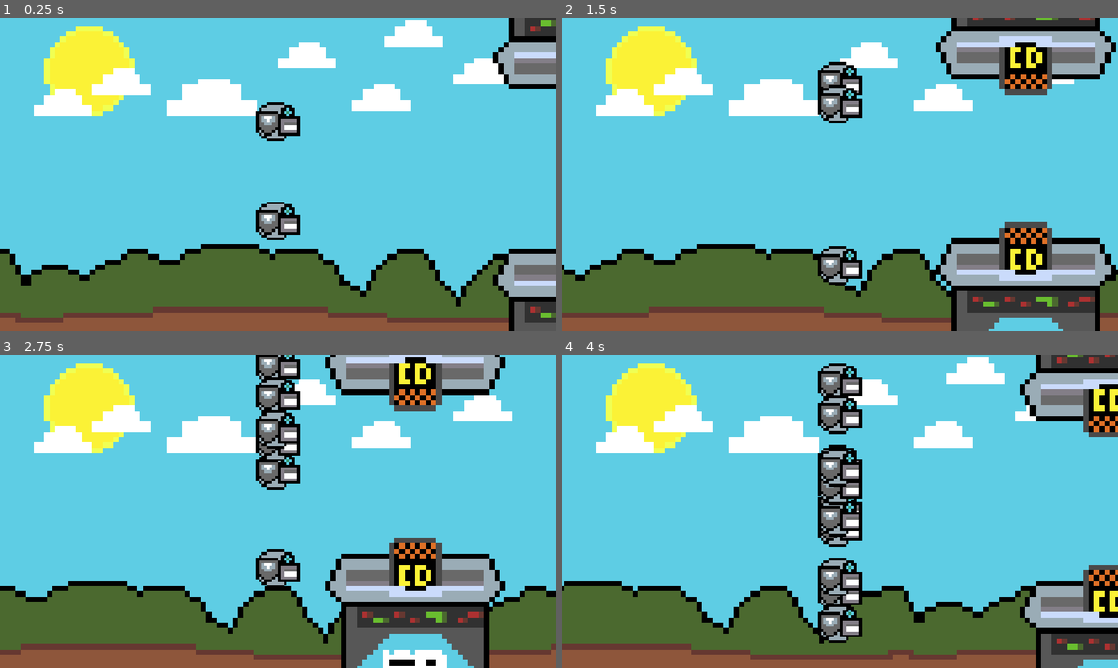
Above: before the commit, frames 1-4 (two rows, left to right).
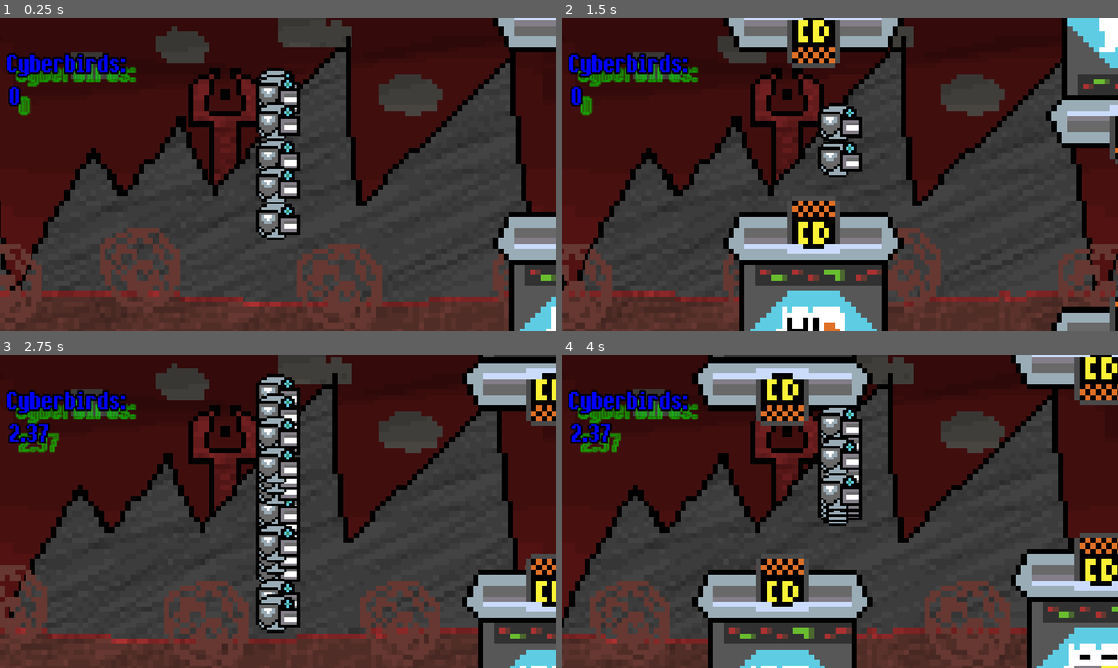
Above: after the commit, the same moments.

Repository: leolevd/Flaippy-cyberbird
Game: Godot game, scene res://game.tscn
The game is run twice, just before and just after one commit, with the same random seed, the same clock (stepped at 60 frames per second) and the same inputs.
Inputs (mouse positions are in pixels of both pictures, inside the frame that each line leads up to):
- Up to frame 1 (0.25 s): no input
- Up to frame 2 (1.5 s): move the mouse to (962, 158) at 0.52 s; click (962, 158) at 0.6 s; click (962, 158) at 0.77 s; click (962, 158) at 1.07 s; move the mouse to (728, 190) at 1.27 s; click (728, 190) at 1.35 s
- Up to frame 3 (2.75 s): click (166, 527) at 1.52 s; click (166, 527) at 1.82 s; move the mouse to (333, 442) at 2.02 s; click (333, 442) at 2.1 s
- Up to frame 4 (4 s): move the mouse to (812, 574) at 2.77 s; click (812, 574) at 2.85 s; click (812, 574) at 3.02 s; click (812, 574) at 3.32 s; move the mouse to (1006, 558) at 3.52 s; click (1006, 558) at 3.6 s; click (1006, 558) at 3.77 s

The runs differ from the first frame. In frame 1, 96% of the frame differs, in the area x 0-100%, y 0-100%; in frame 2, 98%; in frame 3, 96%; in frame 4, 96%.

Commit message:
Final commit i hope

Diff:
--- a/Birdspawner.gd
+++ b/Birdspawner.gd
@@ -5,7 +5,7 @@
 func create_birds(population: Array):
 	for brain in population:
 		var brid = CYBERBIRD.instantiate()
-		brid.global_position = Vector2.ZERO
 		brid.brain = brain
 		brid.braindead = false
 		get_parent().add_child.call_deferred(brid)
+		brid.global_position = Vector2(0, 0)
--- /dev/null
+++ b/OP.gd
@@ -0,0 +1,69 @@
+extends CharacterBody2D
+
+@onready var evolution: Node = get_tree().current_scene.get_node("Evolution")
+const JUMP_VELOCITY = -80.0
+const GRAVITY = 300.0
+var braindead = true
+var brain: AI
+func _ready() -> void:
+	var file = FileAccess.open("user://top_ai.ai", FileAccess.READ)
+	if file:
+		brain = file.get_var(true)
+		braindead = false
+	if braindead:
+		print("BRAINDEAD")
+
+var alive = true
+var was_flapping := false
+
+var fitness: float = 0.0
+var lifetime: float = 0.0
+
+
+func die():
+	if not alive:
+		return
+	alive = false
+	fitness += lifetime
+	velocity = Vector2.ZERO
+	set_physics_process(false)
+	$Sprite2D.visible = false
+
+
+func decide():
+	var next_pipe_set: Node2D
+	var shortest_distance := INF
+	for pipe_set in get_tree().get_nodes_in_group("pipeset"):
+		if pipe_set is Node2D:
+			var distance_to_pipe = pipe_set.global_position.x - global_position.x
+			if distance_to_pipe >= 0.0 and distance_to_pipe < shortest_distance:
+				next_pipe_set = pipe_set
+				shortest_distance = distance_to_pipe
+
+	if next_pipe_set == null:
+		return
+
+	var inputs = [
+		(next_pipe_set.global_position.x - global_position.x),
+		(global_position.y - next_pipe_set.global_position.y),
+		(velocity.y),
+	]
+	if braindead:
+		return
+	var should_flap: bool = brain.prediction(inputs)
+	if should_flap and not was_flapping:
+		velocity.y = JUMP_VELOCITY
+	was_flapping = should_flap
+
+func _physics_process(delta: float) -> void:
+	lifetime += delta
+	$"../CanvasLayer/HUD/Cyberscore".text = str(round(lifetime * 100) / 100)
+	if not braindead:
+		decide()
+
+	velocity.y += GRAVITY * delta
+
+
+	if Input.is_action_just_pressed("cyberbird_jump") and braindead:
+		velocity.y = JUMP_VELOCITY
+	move_and_slide()
--- a/cyberbird.gd
+++ b/cyberbird.gd
@@ -20,11 +20,12 @@
 	if not alive:
 		return
 	alive = false
-	fitness = lifetime
+	fitness += lifetime
 	velocity = Vector2.ZERO
 	set_physics_process(false)
 	evolution.bird_died(self)
 	$Sprite2D.visible = false
+
 
 func decide():
 	var next_pipe_set: Node2D
@@ -41,9 +42,8 @@
 
 	var inputs = [
 		(next_pipe_set.global_position.x - global_position.x) / 200.0,
-		global_position.y / 50.0,
-		next_pipe_set.global_position.y / 50.0,
-		velocity.y / 100.0,
+		(global_position.y - next_pipe_set.global_position.y) / 50.0,
+		(velocity.y) / 100.0,
 	]
 	if braindead:
 		return
--- a/evolution.gd
+++ b/evolution.gd
@@ -1,12 +1,12 @@
 extends Node
 
-const POPULATION_SIZE = 50
-const ELITE_COUNT = 5
+const POPULATION_SIZE = 150
+const ELITE_COUNT = 10
 @onready var populationNode: Node = $"../population"
 @onready var pipe_emitter: Node = $"../Node2D"
 var population: Array = []
 var generation := 1
-
+var bestfitnesses = []
 
 func _ready():
 	print("1. Evolution ready")
@@ -33,19 +33,37 @@
 	print("Generation %d | best survival: %.2f seconds" % [generation, previous_generation[0].fitness])
 	for bird in previous_generation:
 		bird.queue_free()
-
+	bestfitnesses.append(round(previous_generation[0].fitness*100)/100)
+	print(bestfitnesses)
+	$"../CanvasLayer/HUD/Cyberscore".text = str(round(previous_generation[0].fitness * 100) / 100)
 	var elite_brains: Array[AI] = []
 	for i in range(min(ELITE_COUNT, previous_generation.size())):
 		elite_brains.append(previous_generation[i].brain)
 
-	var new_population: Array = elite_brains.duplicate()
-	var parent_braintop: AI = elite_brains[0]
-	var braintop = AI.new()
-	braintop.weights_ih = parent_braintop.weights_ih.duplicate(true)
-	braintop.weights_ho = parent_braintop.weights_ho.duplicate(true)
-	braintop.bias_h = parent_braintop.bias_h.duplicate(true)
-	braintop.bias_o = parent_braintop.bias_o
-	new_population.append(braintop)
+	if previous_generation[0].fitness > 60 * 60:
+		var file = FileAccess.open("user://top_ai.ai", FileAccess.WRITE)
+		if file:
+			file.store_var(elite_brains[0], true)
+			file.close()
+			get_tree().quit(3)
+	elif generation % 25 == 0:
+		var file = FileAccess.open("user://top_ai.ai", FileAccess.WRITE)
+		if file:
+			file.store_var(elite_brains[0], true)
+			file.close()
+
+	var new_population: Array = []
+
+	# Elite preservation
+	for i in range(ELITE_COUNT):
+		var elite_copy = AI.new()
+		elite_copy.weights_ih = elite_brains[i].weights_ih.duplicate(true)
+		elite_copy.weights_ho = elite_brains[i].weights_ho.duplicate(true)
+		elite_copy.bias_h = elite_brains[i].bias_h.duplicate(true)
+		elite_copy.bias_o = elite_brains[i].bias_o
+		new_population.append(elite_copy)
+
+	# Rest of the population
 	while new_population.size() < POPULATION_SIZE:
 		var parent_brain: AI = elite_brains.pick_random()
 		var brain = AI.new()
@@ -54,7 +72,7 @@
 		brain.bias_h = parent_brain.bias_h.duplicate(true)
 		brain.bias_o = parent_brain.bias_o
 
-		brain.mutate(0.2, 0.45)
+		brain.mutate(0.2, 0.40)
 		new_population.append(brain)
 
 	population = new_population
--- a/game.tscn
+++ b/game.tscn
@@ -1,32 +1,77 @@
 [gd_scene format=3 uid="uid://ddy5nr1pt3tsl"]
 
-[ext_resource type="Texture2D" uid="uid://bds3wsp2xgs2y" path="res://Flaippy Background.png" id="1_80nbo"]
-[ext_resource type="Texture2D" uid="uid://ibj0g4shkocb" path="res://Flaippy BackgroundTop.png" id="2_e2o6t"]
+[ext_resource type="Texture2D" uid="uid://bi2mjy5eiiede" path="res://bgnew-4.png" id="1_vef74"]
+[ext_resource type="Texture2D" uid="uid://cbq8fx3sviuh7" path="res://bgnew-3.png" id="2_hve3p"]
+[ext_resource type="Texture2D" uid="uid://dw7d2cxytuve0" path="res://bgnew-1.png" id="3_mfdv2"]
 [ext_resource type="Script" uid="uid://uvs85th3m5vx" path="res://pipeemitter.gd" id="4_fc0e3"]
+[ext_resource type="Texture2D" uid="uid://vqunkor3olif" path="res://bgnew-2.png" id="4_iotsf"]
 [ext_resource type="Script" uid="uid://r5vhpc1i6iq2" path="res://evolution.gd" id="5_7jktm"]
 [ext_resource type="Script" uid="uid://dhkbre8365ocy" path="res://Birdspawner.gd" id="6_ryrav"]
 [ext_resource type="PackedScene" uid="uid://dqfi1a14jq1w5" path="res://safebox.tscn" id="7_eow3j"]
+[ext_resource type="FontFile" uid="uid://coqs0hxry4dcw" path="res://Ithaca-LVB75.ttf" id="7_j5wjh"]
 
 [sub_resource type="RectangleShape2D" id="RectangleShape2D_tsws6"]
 size = Vector2(108, 4)
 
+[sub_resource type="LabelSettings" id="LabelSettings_tsws6"]
+line_spacing = 4.0
+paragraph_spacing = 1.0
+font = ExtResource("7_j5wjh")
+font_size = 64
+font_color = Color(0, 0, 1, 1)
+outline_size = 12
+outline_color = Color(0, 0, 0, 1)
+shadow_size = 10
+shadow_color = Color(0, 1, 0, 0.36078432)
+shadow_offset = Vector2(20, 20)
+
+[sub_resource type="LabelSettings" id="LabelSettings_ryrav"]
+font = ExtResource("7_j5wjh")
+font_size = 64
+font_color = Color(1, 1, 0, 1)
+outline_size = 12
+outline_color = Color(0, 0, 0, 1)
+shadow_size = 10
+shadow_color = Color(1, 0, 0, 0.41568628)
+shadow_offset = Vector2(20, 20)
+
 [node name="Game" type="Node2D" unique_id=364563206]
 
-[node name="Parallax2D" type="Parallax2D" parent="." unique_id=1008935505]
+[node name="BG2" type="Node2D" parent="." unique_id=366543574]
+
+[node name="Parallax2D2" type="Parallax2D" parent="BG2" unique_id=149867967]
+repeat_size = Vector2(100, 0)
+repeat_times = 100
+
+[node name="Sprite2D" type="Sprite2D" parent="BG2/Parallax2D2" unique_id=846106833]
+texture = ExtResource("1_vef74")
+
+[node name="Parallax2D" type="Parallax2D" parent="BG2" unique_id=1008935505]
+repeat_size = Vector2(100, 0)
+autoscroll = Vector2(-1, 0)
+repeat_times = 50
+ignore_camera_scroll = true
+
+[node name="Sprite2D" type="Sprite2D" parent="BG2/Parallax2D" unique_id=1889773431]
+texture = ExtResource("2_hve3p")
+
+[node name="Parallax2D3" type="Parallax2D" parent="BG2" unique_id=1142191465]
 repeat_size = Vector2(100, 0)
 autoscroll = Vector2(-10, 0)
 repeat_times = 50
 ignore_camera_scroll = true
 
-[node name="Sprite2D" type="Sprite2D" parent="Parallax2D" unique_id=1889773431]
-texture = ExtResource("1_80nbo")
+[node name="Sprite2D" type="Sprite2D" parent="BG2/Parallax2D3" unique_id=204057536]
+texture = ExtResource("3_mfdv2")
 
-[node name="Parallax2D2" type="Parallax2D" parent="." unique_id=149867967]
+[node name="Parallax2D4" type="Parallax2D" parent="BG2" unique_id=975400796]
 repeat_size = Vector2(100, 0)
-repeat_times = 100
+autoscroll = Vector2(30, 0)
+repeat_times = 50
+ignore_camera_scroll = true
 
-[node name="Sprite2D" type="Sprite2D" parent="Parallax2D2" unique_id=846106833]
-texture = ExtResource("2_e2o6t")
+[node name="Sprite2D" type="Sprite2D" parent="BG2/Parallax2D4" unique_id=1266759109]
+texture = ExtResource("4_iotsf")
 
 [node name="Camera2D" type="Camera2D" parent="." unique_id=1669320655]
 zoom = Vector2(11, 11)
@@ -55,5 +100,55 @@
 position = Vector2(-10, 60)
 shape = SubResource("RectangleShape2D_tsws6")
 
+[node name="CanvasLayer" type="CanvasLayer" parent="." unique_id=1352647028]
+
+[node name="HUD" type="Control" parent="CanvasLayer" unique_id=641104345]
+layout_mode = 3
+anchors_preset = 0
+offset_right = 40.0
+offset_bottom = 40.0
+
+[node name="Cyberbirds" type="Label" parent="CanvasLayer/HUD" unique_id=1071775493]
+layout_mode = 0
+offset_left = 15.0
+offset_top = 64.0
+offset_right = 55.0
+offset_bottom = 87.0
+text = "Cyberbirds:"
+label_settings = SubResource("LabelSettings_tsws6")
+
+[node name="Cyberscore" type="Label" parent="CanvasLayer/HUD" unique_id=253135939]
+layout_mode = 0
+offset_left = 20.0
+offset_top = 132.0
+offset_right = 68.0
+offset_bottom = 244.0
+text = "0"
+label_settings = SubResource("LabelSettings_tsws6")
+
+[node name="Tohide" type="Control" parent="CanvasLayer/HUD" unique_id=1395655253]
+visible = false
+anchors_preset = 0
+offset_right = 40.0
+offset_bottom = 40.0
+
+[node name="Punyyou" type="Label" parent="CanvasLayer/HUD/Tohide" unique_id=1343581520]
+layout_mode = 0
+offset_left = 912.0
+offset_top = 75.0
+offset_right = 1104.0
+offset_bottom = 131.0
+text = "Puny you:"
+label_settings = SubResource("LabelSettings_ryrav")
+
+[node name="Punyscore" type="Label" parent="CanvasLayer/HUD/Tohide" unique_id=1668015643]
+layout_mode = 0
+offset_left = 1073.0
+offset_top = 132.0
+offset_right = 1113.0
+offset_bottom = 188.0
+text = "0"
+label_settings = SubResource("LabelSettings_ryrav")
+
 [connection signal="body_entered" from="safebox" to="safebox" method="_on_body_entered"]
 [connection signal="body_entered" from="safebox2" to="safebox2" method="_on_body_entered"]
--- /dev/null
+++ b/gameVS.tscn
@@ -0,0 +1,153 @@
+[gd_scene format=3 uid="uid://blgvfvgrisyjk"]
+
+[ext_resource type="Texture2D" uid="uid://bi2mjy5eiiede" path="res://bgnew-4.png" id="1_hdg4c"]
+[ext_resource type="Texture2D" uid="uid://cbq8fx3sviuh7" path="res://bgnew-3.png" id="2_drknm"]
+[ext_resource type="Texture2D" uid="uid://dw7d2cxytuve0" path="res://bgnew-1.png" id="3_bhsrq"]
+[ext_resource type="Texture2D" uid="uid://vqunkor3olif" path="res://bgnew-2.png" id="4_m24r8"]
+[ext_resource type="Script" uid="uid://uvs85th3m5vx" path="res://pipeemitter.gd" id="5_nydql"]
+[ext_resource type="PackedScene" uid="uid://dqfi1a14jq1w5" path="res://safebox.tscn" id="6_ir7fb"]
+[ext_resource type="FontFile" uid="uid://coqs0hxry4dcw" path="res://Ithaca-LVB75.ttf" id="7_42p7y"]
+[ext_resource type="PackedScene" uid="uid://bpy6bel3axr6b" path="res://poor_little_bird_run_by_a_puny_human.tscn" id="8_bhsrq"]
+[ext_resource type="PackedScene" uid="uid://buhfre50u7ae2" path="res://cyberbird.tscn" id="9_m24r8"]
+[ext_resource type="Script" uid="uid://bb13agajauknf" path="res://OP.gd" id="10_m24r8"]
+
+[sub_resource type="RectangleShape2D" id="RectangleShape2D_tsws6"]
+size = Vector2(108, 4)
+
+[sub_resource type="LabelSettings" id="LabelSettings_tsws6"]
+line_spacing = 4.0
+paragraph_spacing = 1.0
+font = ExtResource("7_42p7y")
+font_size = 64
+font_color = Color(0, 0, 1, 1)
+outline_size = 12
+outline_color = Color(0, 0, 0, 1)
+shadow_size = 10
+shadow_color = Color(0, 1, 0, 0.36078432)
+shadow_offset = Vector2(20, 20)
+
+[sub_resource type="LabelSettings" id="LabelSettings_ryrav"]
+font = ExtResource("7_42p7y")
+font_size = 64
+font_color = Color(1, 1, 0, 1)
+outline_size = 12
+outline_color = Color(0, 0, 0, 1)
+shadow_size = 10
+shadow_color = Color(1, 0, 0, 0.41568628)
+shadow_offset = Vector2(20, 20)
+
+[node name="Game" type="Node2D" unique_id=364563206]
+
+[node name="BG2" type="Node2D" parent="." unique_id=366543574]
+
+[node name="Parallax2D2" type="Parallax2D" parent="BG2" unique_id=149867967]
+repeat_size = Vector2(100, 0)
+repeat_times = 100
+
+[node name="Sprite2D" type="Sprite2D" parent="BG2/Parallax2D2" unique_id=846106833]
+texture = ExtResource("1_hdg4c")
+
+[node name="Parallax2D" type="Parallax2D" parent="BG2" unique_id=1008935505]
+repeat_size = Vector2(100, 0)
+autoscroll = Vector2(-1, 0)
+repeat_times = 50
+ignore_camera_scroll = true
+
+[node name="Sprite2D" type="Sprite2D" parent="BG2/Parallax2D" unique_id=1889773431]
+texture = ExtResource("2_drknm")
+
+[node name="Parallax2D3" type="Parallax2D" parent="BG2" unique_id=1142191465]
+repeat_size = Vector2(100, 0)
+autoscroll = Vector2(-10, 0)
+repeat_times = 50
+ignore_camera_scroll = true
+
+[node name="Sprite2D" type="Sprite2D" parent="BG2/Parallax2D3" unique_id=204057536]
+texture = ExtResource("3_bhsrq")
+
+[node name="Parallax2D4" type="Parallax2D" parent="BG2" unique_id=975400796]
+repeat_size = Vector2(100, 0)
+autoscroll = Vector2(30, 0)
+repeat_times = 50
+ignore_camera_scroll = true
+
+[node name="Sprite2D" type="Sprite2D" parent="BG2/Parallax2D4" unique_id=1266759109]
+texture = ExtResource("4_m24r8")
+
+[node name="Camera2D" type="Camera2D" parent="." unique_id=1669320655]
+zoom = Vector2(11, 11)
+
+[node name="Node2D" type="Node2D" parent="." unique_id=603481253]
+position = Vector2(70, 0)
+script = ExtResource("5_nydql")
+
+[node name="safebox" parent="." unique_id=587847445 instance=ExtResource("6_ir7fb")]
+position = Vector2(10, 26)
+
+[node name="CollisionShape2D" type="CollisionShape2D" parent="safebox" unique_id=1279033467]
+position = Vector2(-10, 8)
+shape = SubResource("RectangleShape2D_tsws6")
+
+[node name="safebox2" parent="." unique_id=166703784 instance=ExtResource("6_ir7fb")]
+position = Vector2(9, -94)
+
+[node name="CollisionShape2D" type="CollisionShape2D" parent="safebox2" unique_id=690506173]
+position = Vector2(-10, 60)
+shape = SubResource("RectangleShape2D_tsws6")
+
+[node name="CanvasLayer" type="CanvasLayer" parent="." unique_id=1352647028]
+
+[node name="HUD" type="Control" parent="CanvasLayer" unique_id=641104345]
+layout_mode = 3
+anchors_preset = 0
+offset_right = 40.0
+offset_bottom = 40.0
+
+[node name="Cyberbirds" type="Label" parent="CanvasLayer/HUD" unique_id=1071775493]
+layout_mode = 0
+offset_left = 15.0
+offset_top = 64.0
+offset_right = 55.0
+offset_bottom = 87.0
+text = "Cyberbirds:"
+label_settings = SubResource("LabelSettings_tsws6")
+
+[node name="Cyberscore" type="Label" parent="CanvasLayer/HUD" unique_id=253135939]
+layout_mode = 0
+offset_left = 20.0
+offset_top = 132.0
+offset_right = 68.0
+offset_bottom = 244.0
+text = "0"
+label_settings = SubResource("LabelSettings_tsws6")
+
+[node name="Tohide" type="Control" parent="CanvasLayer/HUD" unique_id=1395655253]
+anchors_preset = 0
+offset_right = 40.0
+offset_bottom = 40.0
+
+[node name="Punyyou" type="Label" parent="CanvasLayer/HUD/Tohide" unique_id=1343581520]
+layout_mode = 0
+offset_left = 912.0
+offset_top = 75.0
+offset_right = 1104.0
+offset_bottom = 131.0
+text = "Puny you:"
+label_settings = SubResource("LabelSettings_ryrav")
+
+[node name="Punyscore" type="Label" parent="CanvasLayer/HUD/Tohide" unique_id=1668015643]
+layout_mode = 0
+offset_left = 913.0
+offset_top = 132.0
+offset_right = 953.0
+offset_bottom = 188.0
+text = "0"
+label_settings = SubResource("LabelSettings_ryrav")
+
+[node name="poor little bird run by a puny human" parent="." unique_id=661195340 instance=ExtResource("8_bhsrq")]
+
+[node name="cyberbird" parent="." unique_id=1074109059 instance=ExtResource("9_m24r8")]
+script = ExtResource("10_m24r8")
+
+[connection signal="body_entered" from="safebox" to="safebox" method="_on_body_entered"]
+[connection signal="body_entered" from="safebox2" to="safebox2" method="_on_body_entered"]
--- /dev/null
+++ b/mainmenu.tscn
@@ -0,0 +1,62 @@
+[gd_scene format=3 uid="uid://b7uga3u32b0jx"]
+
+[ext_resource type="FontFile" uid="uid://coqs0hxry4dcw" path="res://Ithaca-LVB75.ttf" id="1_cmhrf"]
+
+[sub_resource type="LabelSettings" id="LabelSettings_tsws6"]
+font = ExtResource("1_cmhrf")
+font_size = 128
+font_color = Color(0, 0, 0, 1)
+outline_size = 10
+
+[sub_resource type="LabelSettings" id="LabelSettings_d2nv2"]
+font = ExtResource("1_cmhrf")
+font_size = 64
+font_color = Color(0, 0, 0, 1)
+outline_size = 10
+outline_color = Color(0, 1, 0.8, 1)
+
+[node name="Mainmenu" type="Control" unique_id=1664906309]
+layout_mode = 3
+anchors_preset = 15
+anchor_right = 1.0
+anchor_bottom = 1.0
+grow_horizontal = 2
+grow_vertical = 2
+
+[node name="ColorRect" type="ColorRect" parent="." unique_id=1041062473]
+layout_mode = 0
+offset_right = 1151.0
+offset_bottom = 647.0
+color = Color(1, 0.74853003, 0.5061699, 1)
+
+[node name="Label" type="Label" parent="." unique_id=2091842016]
+layout_mode = 0
+offset_left = 131.0
+offset_top = 20.0
+offset_right = 1051.0
+offset_bottom = 132.0
+text = "Flaippy Cyberbird yay"
+label_settings = SubResource("LabelSettings_tsws6")
+
+[node name="Label2" type="Label" parent="." unique_id=845185891]
+layout_mode = 0
+offset_left = 150.0
+offset_top = 185.0
+offset_right = 1026.0
+offset_bottom = 418.0
+text = "Welcome!!! So the rules are simple:
+1. You (puny human) will run
+cyberbird training until it auto save and
+quits.
+2. Compete against them! Goodluck"
+label_settings = SubResource("LabelSettings_d2nv2")
+
+[node name="Button" type="Button" parent="." unique_id=1098425266]
+layout_mode = 0
+offset_right = 8.0
+offset_bottom = 8.0
+
+[node name="Button2" type="Button" parent="." unique_id=1156749347]
+layout_mode = 0
+offset_right = 8.0
+offset_bottom = 8.0
--- a/metal_pipe.tscn
+++ b/metal_pipe.tscn
@@ -38,6 +38,7 @@
 size = Vector2(28, 51)
 
 [node name="Metal Pipe" type="Area2D" unique_id=764355219]
+collision_mask = 9
 script = ExtResource("1_d8yp6")
 
 [node name="Sprite2D" type="Sprite2D" parent="." unique_id=200623845]
--- a/network.gd
+++ b/network.gd
@@ -6,7 +6,7 @@
 var bias_h = []
 var bias_o = 0.0
 var brain_cells = 8
-var inputs = 4
+var inputs = 3
 func _init() -> void:
 	for i in range(brain_cells):
 		var row = []
--- a/pipeemitter.gd
+++ b/pipeemitter.gd
@@ -2,15 +2,17 @@
 var pipetimer = 2.0
 const PIPE_RESET = 1.2
 const PIPESET: PackedScene = preload("uid://ba78a5gx317ju")
-
+var startseed = 4267
 func _ready() -> void:
+	fixedrandom.seed = startseed
 	emit_pipe()
-
+var fixedrandom = RandomNumberGenerator.new()
 func reset_for_generation() -> void:
 	for pipe_set in get_tree().get_nodes_in_group("pipeset"):
 		pipe_set.remove_from_group("pipeset")
 		pipe_set.queue_free()
 	pipetimer = 0.0
+	startseed = 4267
 	emit_pipe()
 
 func _physics_process(delta: float) -> void:
@@ -19,8 +21,11 @@
 	else:
 		pipetimer = 0
 		emit_pipe()
+
 func emit_pipe():
 	var pipes: Node2D = PIPESET.instantiate()
 	get_parent().add_child(pipes)
 	pipes.global_position.x = global_position.x
-	pipes.global_position.y = global_position.y + randi_range(-10, 10)
+	fixedrandom.seed = startseed
+	startseed += 1
+	pipes.global_position.y = global_position.y + fixedrandom.randi_range(-10, 10)
--- a/poor_little_bird_run_by_a_puny_human.gd
+++ b/poor_little_bird_run_by_a_puny_human.gd
@@ -1,13 +1,17 @@
 extends CharacterBody2D
 
-
-const SPEED = 300.0
-const JUMP_VELOCITY = -400.0
-var GRAVITY = 300
-
+const SAFETIME = 2
+const JUMP_VELOCITY = -80.0
+const GRAVITY = 300.0
+var lifetime = 0
+var timer2 = 0
+func die():
+	queue_free()
 func _physics_process(delta: float) -> void:
+	timer2 += delta
 	velocity.y += GRAVITY * delta
-
+	lifetime += delta
+	$"../CanvasLayer/HUD/Tohide/Punyscore".text = str(round(lifetime * 100) / 100)
 
 	if Input.is_action_just_pressed("cyberbird_jump"):
 		velocity.y = JUMP_VELOCITY
--- a/poor_little_bird_run_by_a_puny_human.tscn
+++ b/poor_little_bird_run_by_a_puny_human.tscn
@@ -6,7 +6,9 @@
 [sub_resource type="RectangleShape2D" id="RectangleShape2D_10dbr"]
 size = Vector2(16, 10)
 
-[node name="poor little bird run by a puny human" type="CharacterBody2D" unique_id=661195340]
+[node name="poor little bird run by a puny human" type="CharacterBody2D" unique_id=661195340 groups=["birds"]]
+scale = Vector2(0.60000026, 0.60000026)
+collision_mask = 8
 script = ExtResource("1_lxiop")
 
 [node name="Sprite2D" type="Sprite2D" parent="." unique_id=1054296698]
--- a/project.godot
+++ b/project.godot
@@ -23,12 +23,14 @@
 [global_group]
 
 pipeset=""
+birds=""
 
 [input]
 
 cyberbird_jump={
 "deadzone": 0.2,
 "events": [Object(InputEventMouseButton,"resource_local_to_scene":false,"resource_name":"","device":-1,"window_id":0,"a …(253 unchanged characters)…
+, Object(InputEventKey,"resource_local_to_scene":false,"resource_name":"","device":-1,"window_id":0,"alt_pressed":false,"shift_pressed":false,"ctrl_pressed":false,"meta_pressed":false,"pressed":false,"keycode":0,"physical_keycode":32,"key_label":0,"unicode":32,"location":0,"echo":false,"script":null)
 ]
 }
 
Binary file added: Ithaca-LVB75.ttf
Not shown, added: Ithaca-LVB75.ttf.import
Not shown, added: OP.gd.uid
Binary file added: bgnew-1.png
Not shown, added: bgnew-1.png.import
Binary file added: bgnew-2.png
Not shown, added: bgnew-2.png.import
Binary file added: bgnew-3.png
Not shown, added: bgnew-3.png.import
Binary file added: bgnew-4.png
Not shown, added: bgnew-4.png.import
Not shown, added: game.tscn80395129763.tmp
